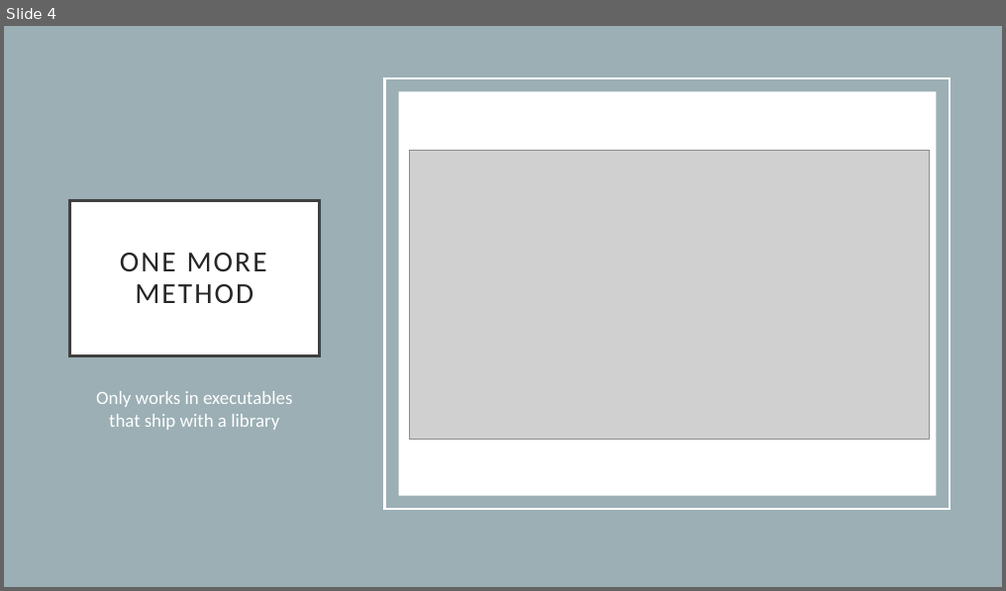
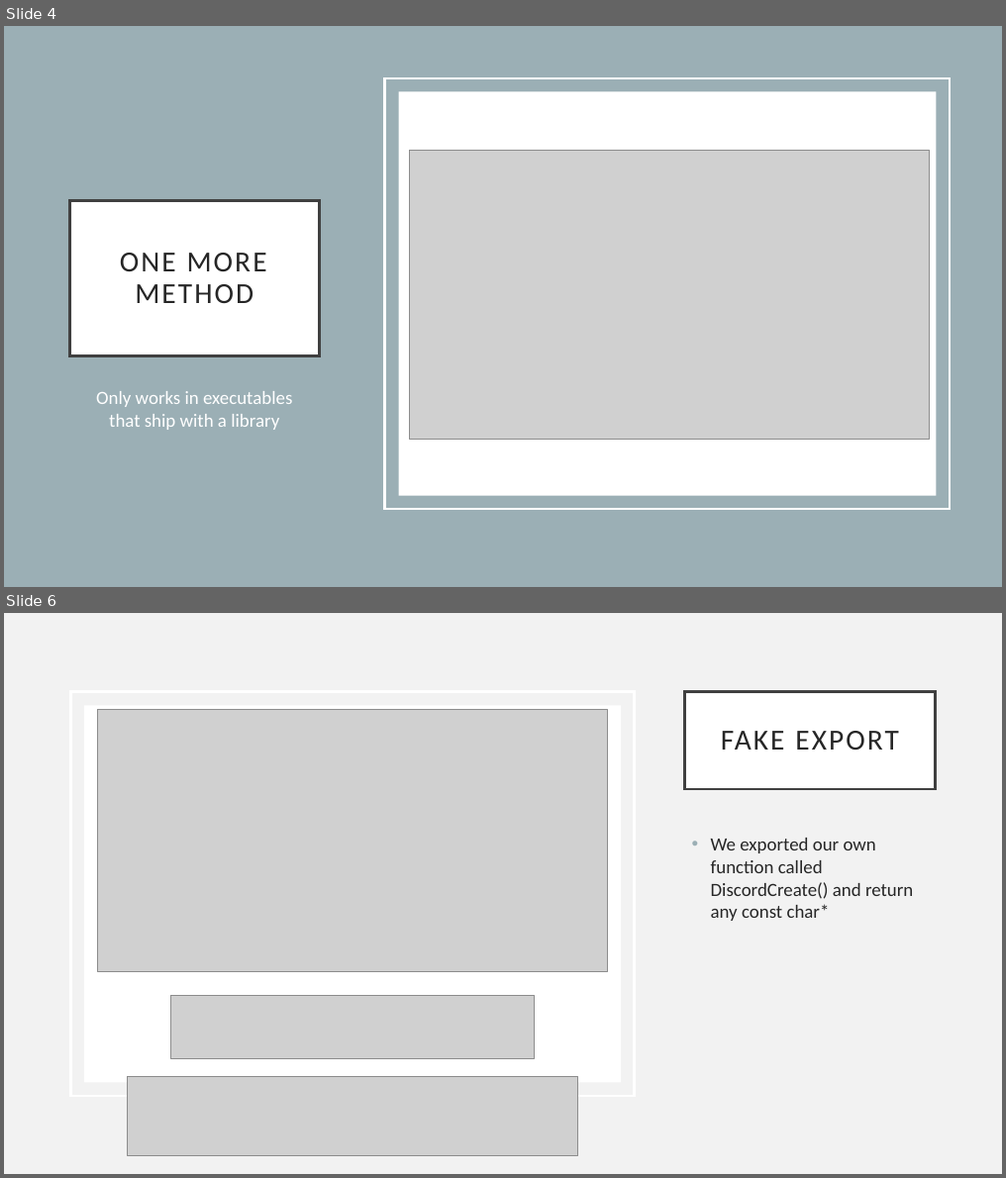
Before and after one commit to Rasool221/NWMSU_CDC_Presentation, a slide deck: NWMSU_CyberSecurity_Presentation.pptx. Shown one above the other, each under a label of ours: slide 4 before the commit, slides 4 and 6 after it; the slides between them are not shown. The pictures are 1006x591 and 1006x1178 pixels, drawn with LibreOffice and Linux fonts; fonts in the diff are those of the drawing; grey boxes stand for pictures. Boxes give left, top, right and bottom in pixels: in the first picture for what was removed or moved away, otherwise in the second. Text is boxed around its words. In the diff, an @@ line names an element or a change of style, - is before the commit and + after.

```diff
--- a/NWMSU_CyberSecurity_Presentation.pptx
+++ b/NWMSU_CyberSecurity_Presentation.pptx
@@ slide 6 added at [4, 613, 1002, 1174], background #F2F2F2 @@
@@ rectangle added at [70, 691, 635, 1096], outline #FFFFFF 2.5 pt @@
@@ title added at [684, 691, 936, 789], fill #FFFFFF, outline #404040 2.5 pt, 28 pt, text #262626 @@
+FAKE EXPORT
@@ rectangle added at [84, 705, 621, 1082], fill #FFFFFF @@
@@ picture added at [98, 709, 607, 971] @@
@@ text added at [711, 838, 913, 921], 18 pt, text #262626 @@
+• We exported our own function called DiscordCreate() and return any const char*
@@ picture added at [170, 995, 534, 1059] @@
@@ picture added at [128, 1077, 578, 1156] @@
```
Also in this commit, not shown: 2 other slides added.
